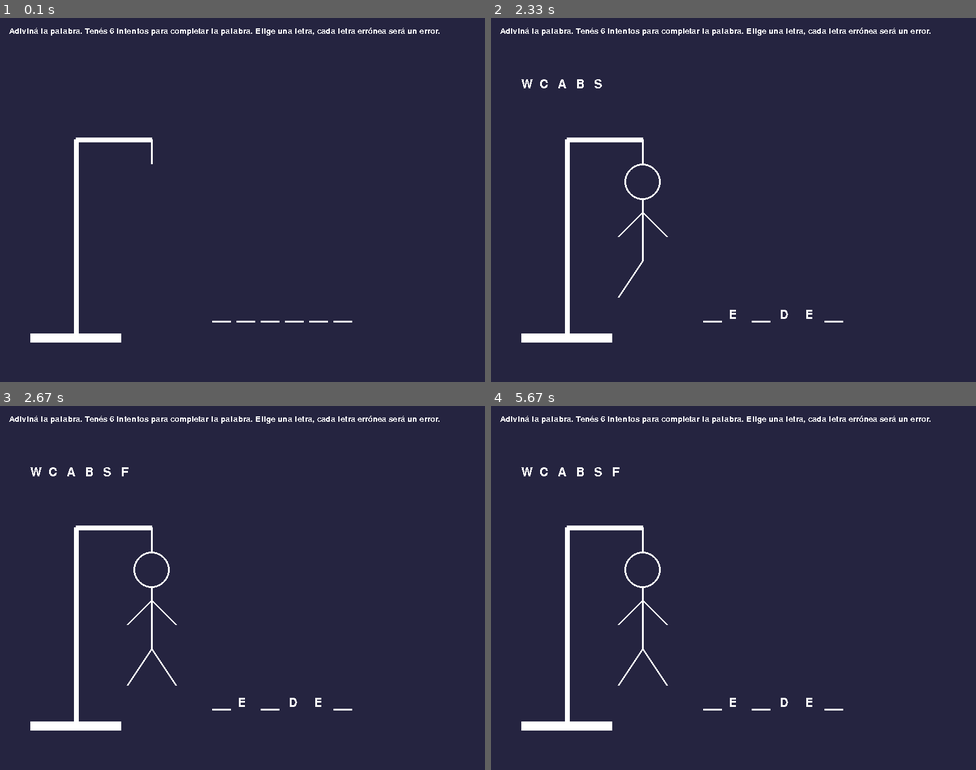
Above: before the commit, frames 1-4 (two rows, left to right).
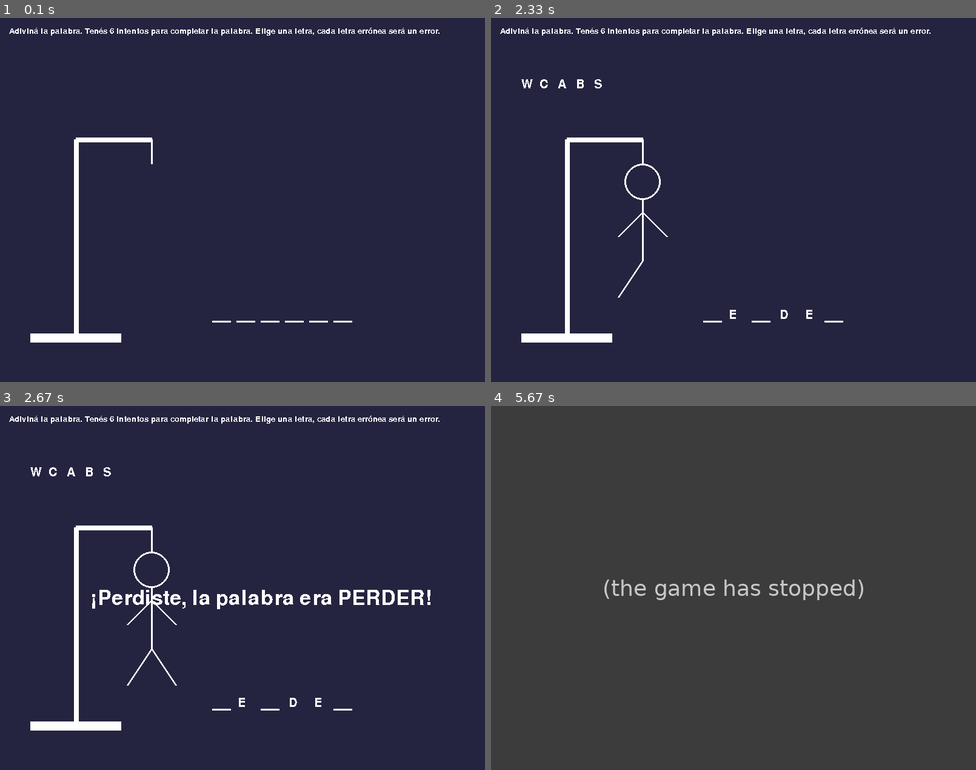
Above: after the commit, the same moments.

Repository: JuanSanchezKZ/Parcial_PyGame_RocketLeague
Game: pygame game, started from main.py
Same seed, same stepped clock (60 frames per second), same inputs: the game is played once before the commit and once after it.
Inputs:
- Up to frame 1 (0.1 s): no input
- Up to frame 2 (2.33 s): hold D 0.33-0.8 s; hold W 0.83-1.13 s; tap C at 0.98 s; hold D 1.17-1.63 s; tap E at 1.32 s; hold A 1.67-2.2 s; tap B at 1.82 s; hold S from 2.23 s (still down)
- Up to frame 3 (2.67 s): tap C at 2.38 s; release S at 2.53 s; tap F at 2.57 s
- Up to frame 4 (5.67 s): no input

Frames 1-2 are identical in both runs. In frame 3, 1.2% of the frame differs, in the area x 19-89%, y 16-56%; in frame 4, 3.2%, in the area x 1-91%, y 2-90%.
After the commit the program exited at 5.57 s; later frames show no game.

Commit message:
agregada logica de ganar o perder

Diff:
--- a/funciones.py
+++ b/funciones.py
@@ -23,7 +23,7 @@
     with open("palabras.txt", 'r') as archivo:
         lista_de_lineas = archivo.readlines()
         for linea in lista_de_lineas:
-            lista_palabras.append(linea.strip())
+            lista_palabras.append(linea.strip()) ## Recorremos la lista que devuelve readlines para utilizar strip() y sacar los espacios en blanco o saltos de linea.
 
     return lista_palabras
 
--- a/main.py
+++ b/main.py
@@ -83,8 +83,6 @@
 
     errores = 0
 
-
-
     while True:
 
         clock.tick(30)
@@ -107,10 +105,28 @@
                                     letras_correctas[i] = palabra_random[i]
 
 
+                                    ## ["", "", ""], [S, O, ""]
+
+
+        if errores >= 6:
+            mostrar_texto(f"¡Perdiste, la palabra era {palabra_random}!", 150, 300, BLANCO, 50)
+            pygame.display.flip()
+            time.sleep(3)
+            pygame.quit()
+            sys.exit()
+
+
         dibujar_juego(palabra_random, letras_adivinadas, errores, letras_correctas)
 
         for i, palabra in enumerate(letras_adivinadas):
             mostrar_texto(palabra, 50 + i * 30, 100, BLANCO, 30)
+
+        if "" not in letras_correctas:
+            mostrar_texto(f"¡Ganaste!", 150, 300, BLANCO, 50)
+            pygame.display.flip()
+            time.sleep(3)
+            pygame.quit()
+            sys.exit()
 
         pygame.display.update()
 
